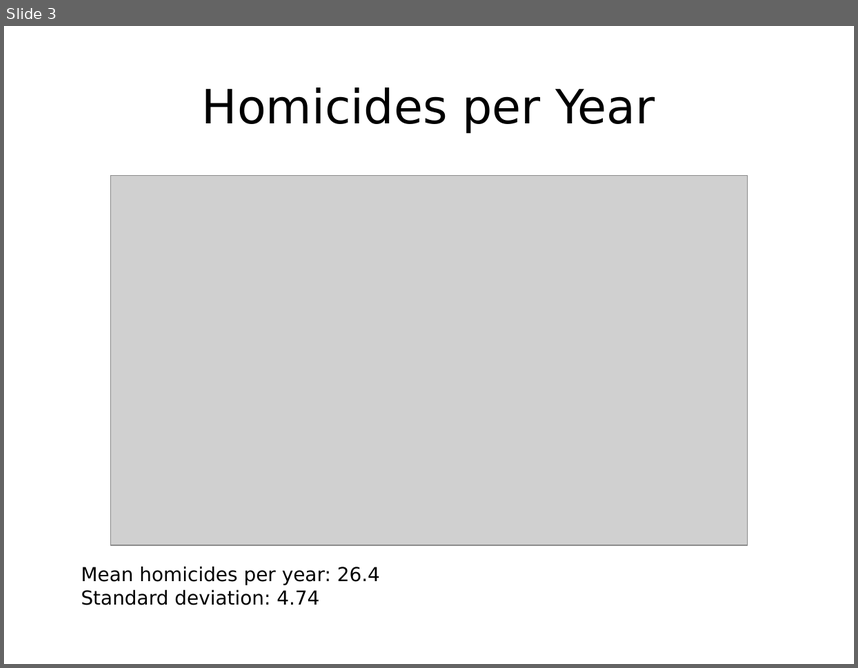
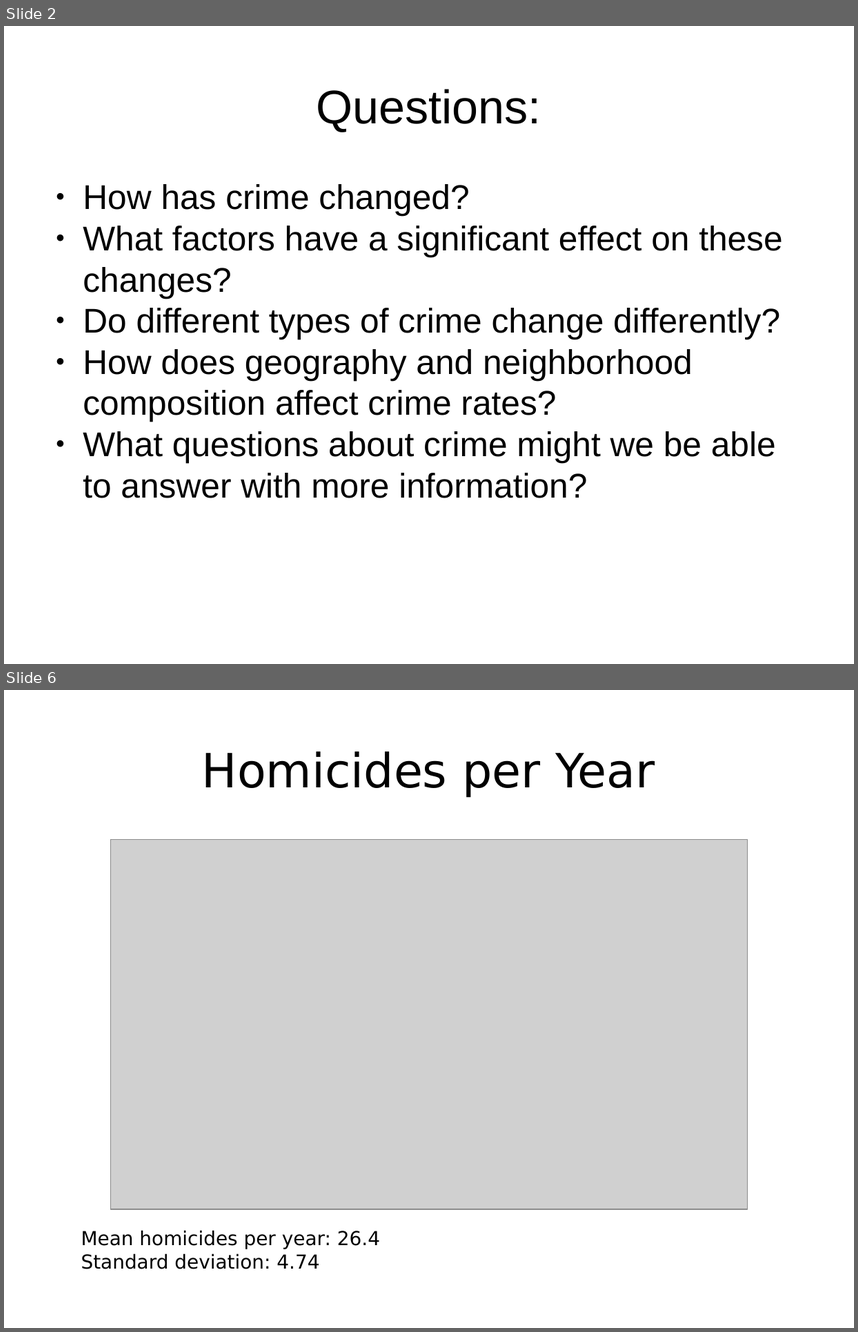
Before and after one commit to ptrbates/portland_crime_analysis, a slide deck: docs/Bates_presentation.pptx. Shown one above the other, each under a label of ours: slide 3 before the commit, slides 2 and 6 after it; the slides between them are not shown. The pictures are 858x668 and 858x1332 pixels, drawn with LibreOffice and Linux fonts; fonts in the diff are those of the drawing; grey boxes stand for pictures. Boxes give left, top, right and bottom in pixels: in the first picture for what was removed or moved away, otherwise in the second. Text is boxed around its words. In the diff, an @@ line names an element or a change of style, - is before the commit and + after.

```diff
--- a/docs/Bates_presentation.pptx
+++ b/docs/Bates_presentation.pptx
@@ slide 2 added at (4, 26, 854, 664), background #FFFFFF @@
@@ text added at (317, 89, 542, 132), 44 pt, text #000000 @@
+Questions:
@@ text added at (83, 184, 782, 498), 32 pt, text #000000 @@
+● How has crime changed?
+● What factors have a significant effect on these changes?
+● Do different types of crime change differently?
+● How does geography and neighborhood composition affect crime rates?
+● What questions about crime might we be able to answer with more information?
@@ what was slide 3 is now slide 6 @@
```
Also in this commit, not shown: 1 slide changed, 2 other slides added, 7 other files.
